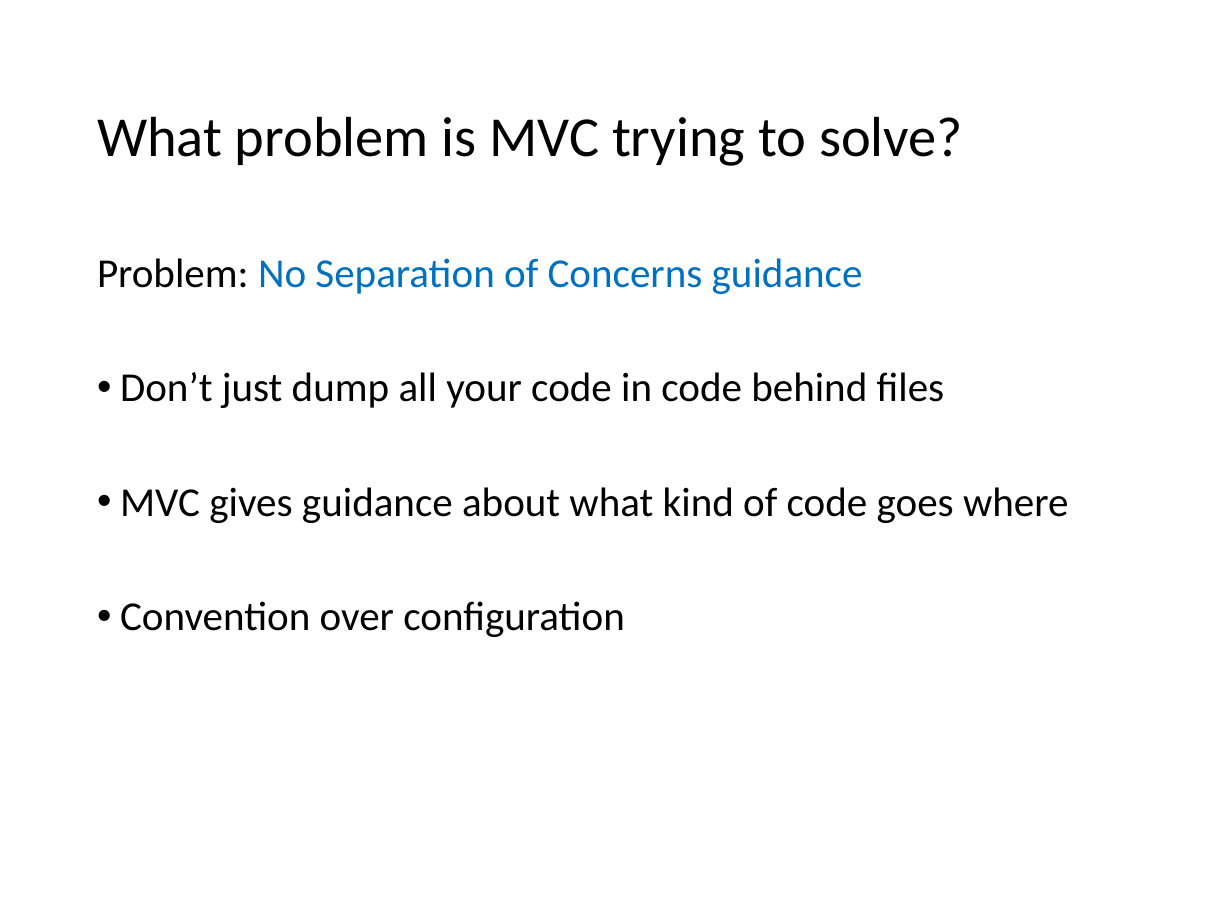
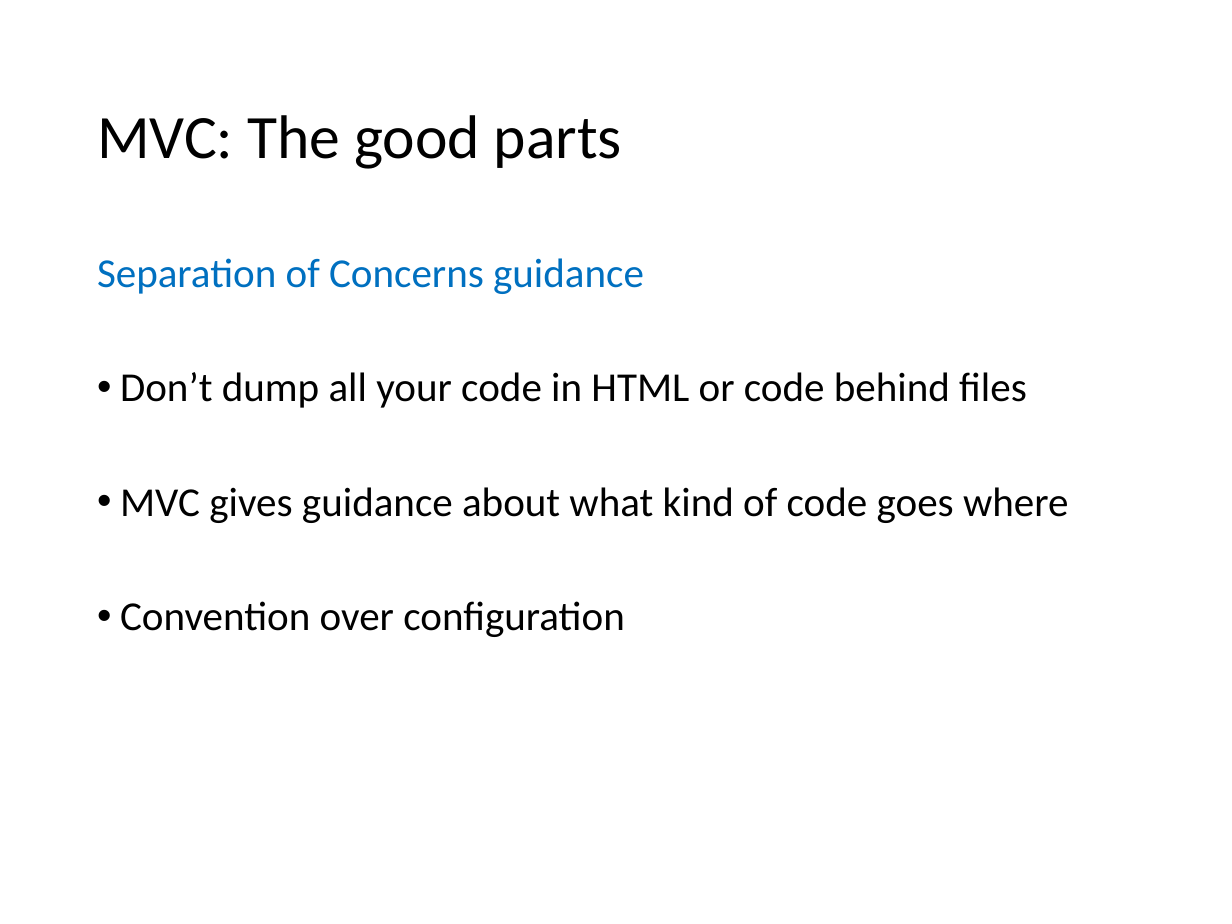
Before and after one commit to VolareSoftware/Presentations, a slide deck: slide 21 of Intro to MVC and Web API - Denver Dev Days/Introduction to MVC and Web API.pptx (slide 20 before the commit). Drawn at 1232x924 pixels with LibreOffice and Linux fonts; fonts in the diff are those of the drawing. Boxes give left, top, right and bottom in pixels: in the first picture for what was removed or moved away, otherwise in the second. Text is boxed around its words. In the diff, an @@ line names an element or a change of style, - is before the commit and + after.

```diff
--- a/Intro to MVC and Web API - Denver Dev Days/Introduction to MVC and Web API.pptx
+++ b/Intro to MVC and Web API - Denver Dev Days/Introduction to MVC and Web API.pptx
@@ title at <box>97,115,622,169</box>: text changed; size 33 to 36 pt @@
-What problem is MVC trying to solve?
+MVC: The good parts
@@ text at <box>97,258,1027,408</box>: text changed @@
-Problem: No Separation of Concerns guidance
-• Don’t just dump all your code in code behind files
+Separation of Concerns guidance
+• Don’t dump all your code in HTML or code behind files
```
Also in this commit, not shown: 17 other slides changed, 1 slide added, 1 slide removed.
